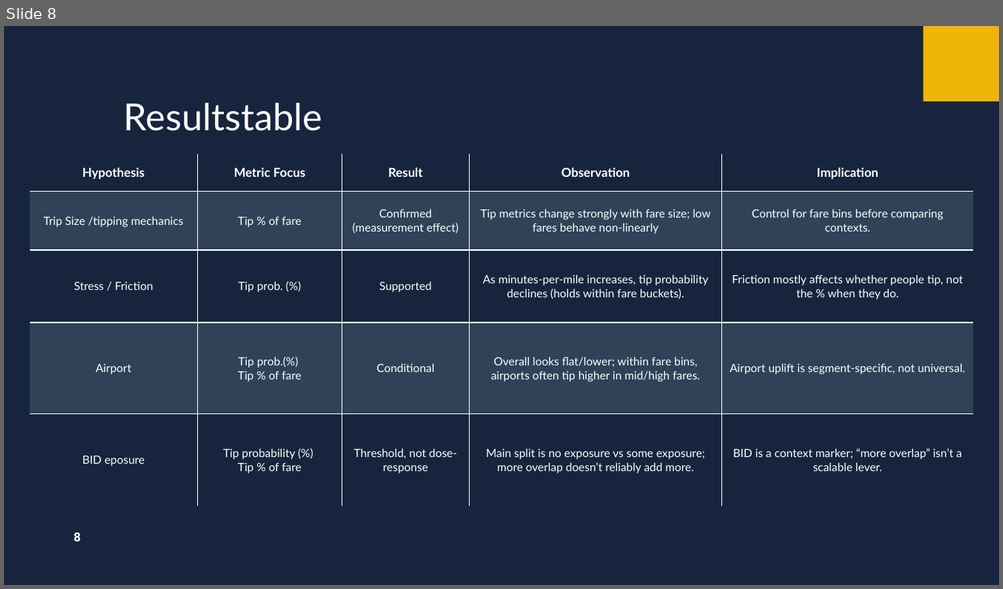
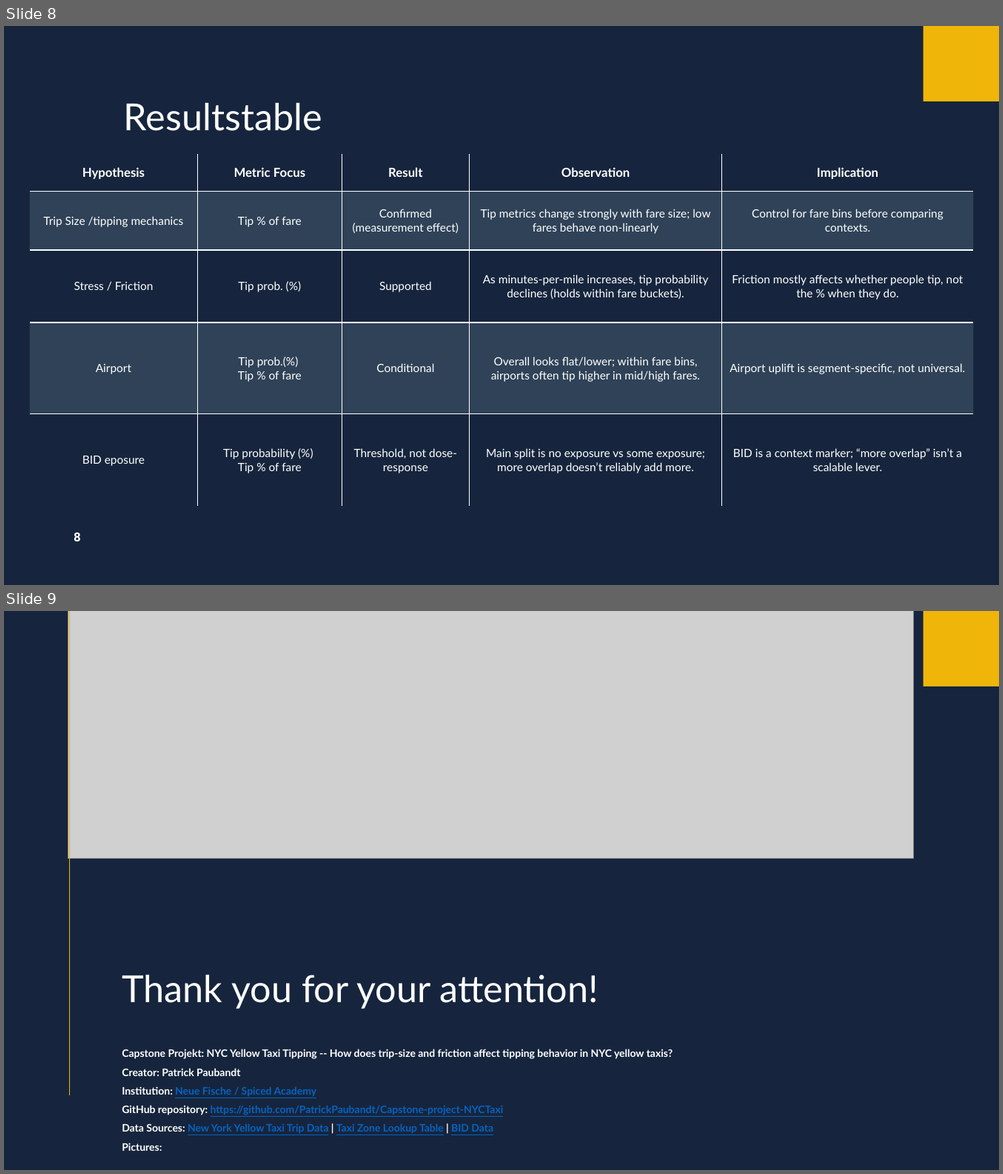
Before and after one commit to PatrickPaubandt/Capstone-project-NYCTaxi, a slide deck: docs/Presentation_TableauStory/NYC Yellow Taxi Tipping Presentation Intro and conclusion.pptx. Shown one above the other, each under a label of ours: slide 8 before the commit, slides 8 and 9 after it. The pictures are 1003x589 and 1003x1174 pixels, drawn with LibreOffice and Linux fonts; fonts in the diff are those of the drawing; grey boxes stand for pictures. Boxes give left, top, right and bottom in pixels: in the first picture for what was removed or moved away, otherwise in the second. Text is boxed around its words. In the diff, an @@ line names an element or a change of style, - is before the commit and + after.

```diff
--- a/docs/Presentation_TableauStory/NYC Yellow Taxi Tipping Presentation Intro and conclusion.pptx
+++ b/docs/Presentation_TableauStory/NYC Yellow Taxi Tipping Presentation Intro and conclusion.pptx
@@ slide 9 added at (x1=4, y1=611, x2=999, y2=1170), background #16253D @@
@@ picture added at (x1=68, y1=611, x2=913, y2=859) @@
@@ line added from (70, 611) to (70, 1096), #EFB509 1.25 pt @@
@@ rectangle added at (x1=923, y1=611, x2=999, y2=686), fill #EFB509 @@
@@ title added at (x1=122, y1=975, x2=598, y2=1009), 36 pt, text #FFFFFF @@
+Thank you for your attention!
@@ text added at (x1=122, y1=1049, x2=672, y2=1151), 10 pt, text #FFFFFF, bold @@
+Capstone Projekt: NYC Yellow Taxi Tipping -- How does trip-size and friction affect tipping behavior in NYC yellow taxis?
+Creator: Patrick Paubandt
+Institution: Neue Fische / Spiced Academy
+GitHub repository: https://github.com/PatrickPaubandt/Capstone-project-NYCTaxi
+Data Sources: New York Yellow Taxi Trip Data | Taxi Zone Lookup Table | BID Data
+Pictures:
```
Also in this commit, not shown: 1 slide changed, 7 other files.
